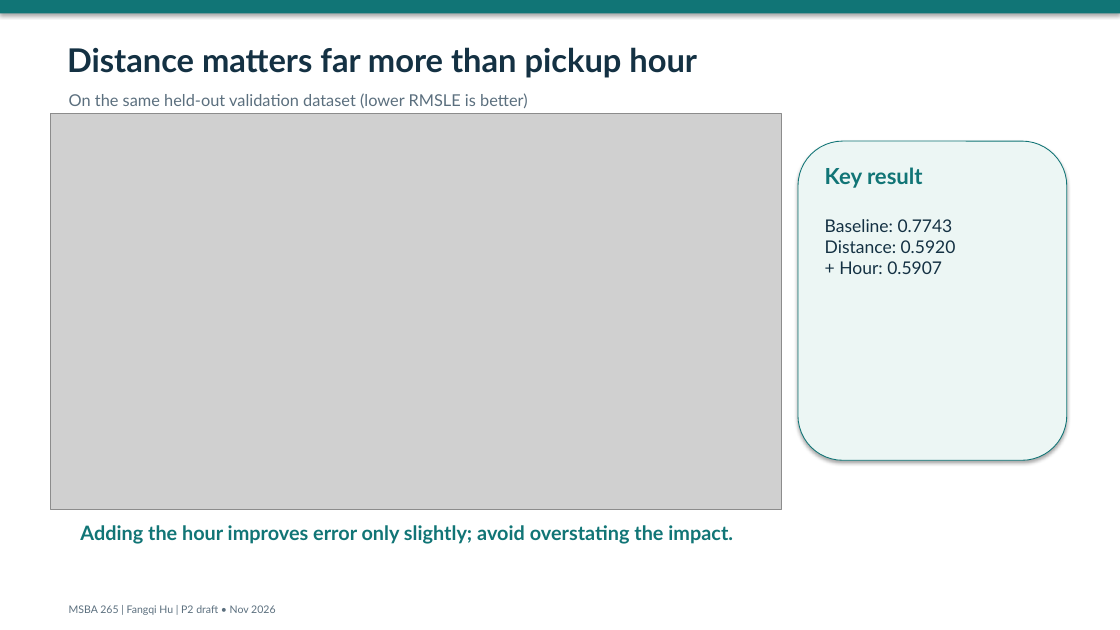
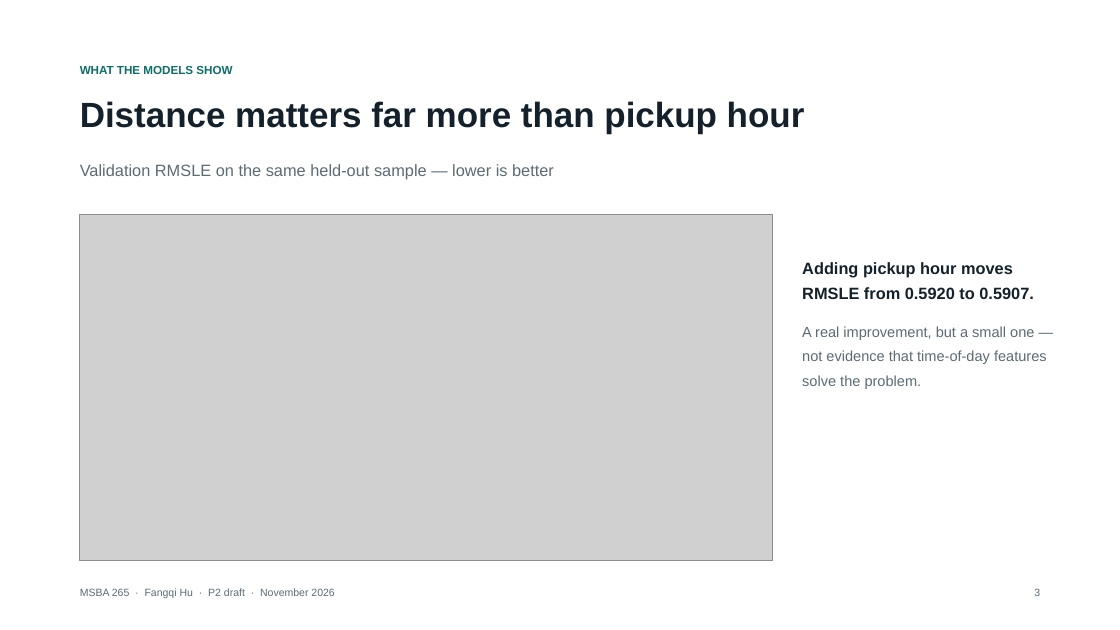
Before and after one commit to fhu0914/MSBA265-NYC-Taxi-Final-Project, a slide deck: slide 3 of docs/P2_Stakeholder_Draft.pptx. Drawn at 1120x630 pixels with LibreOffice and Linux fonts; fonts in the diff are those of the drawing; grey boxes stand for pictures. Boxes give left, top, right and bottom in pixels: in the first picture for what was removed or moved away, otherwise in the second. Text is boxed around its words. In the diff, an @@ line names an element or a change of style, - is before the commit and + after.

```diff
--- a/docs/P2_Stakeholder_Draft.pptx
+++ b/docs/P2_Stakeholder_Draft.pptx
@@ rectangle removed at [0, 0, 1120, 13] @@
@@ text "Distance matters far more than ...": place and size @@
-text "Distance matters far more than ..." at [67, 47, 697, 78]
+text "Distance matters far more than ..." at [80, 101, 805, 134]
@@ text "Distance matters far more than ..." at [80, 101, 805, 134]: size 28 to 30 pt, font Lato to Arial, text colour #143143 to #14212B; line spacing 1 to 1.08 @@
@@ text added at [80, 66, 232, 74], 10 pt, text #0F6E68, bold @@
+WHAT THE MODELS SHOW
@@ rounded rectangle removed at [798, 141, 1067, 460] @@
@@ text at [80, 164, 554, 180]: text changed; font Lato to Arial; text colour #5B6F7E to #5C6B76 @@
-On the same held-out validation dataset (lower RMSLE is better)
+Validation RMSLE on the same held-out sample — lower is better
@@ text removed at [825, 167, 923, 188] @@
-Key result
@@ picture: place and size @@
-picture at [50, 113, 781, 509]
+picture at [80, 214, 773, 560]
@@ text removed at [825, 219, 956, 274] @@
-Baseline: 0.7743
-Distance: 0.5920
-+ Hour: 0.5907
@@ text added at [802, 262, 1047, 389], 12.5 pt, text #5C6B76 @@
+Adding pickup hour moves RMSLE from 0.5920 to 0.5907.
+A real improvement, but a small one — not evidence that time-of-day features solve the problem.
@@ text removed at [80, 525, 733, 544] @@
-Adding the hour improves error only slightly; avoid overstating the impact.
@@ text at [80, 588, 334, 598]: text changed; font Lato to Arial; text colour #5B6F7E to #5C6B76 @@
-MSBA 265 | Fangqi Hu | P2 draft • Nov 2026
+MSBA 265 · Fangqi Hu · P2 draft · November 2026
@@ text added at [1034, 588, 1040, 596], 9 pt, text #5C6B76 @@
+3
```
Also in this commit, not shown: 3 other slides changed, 1 slide added, 1 slide removed, 4 other files.
